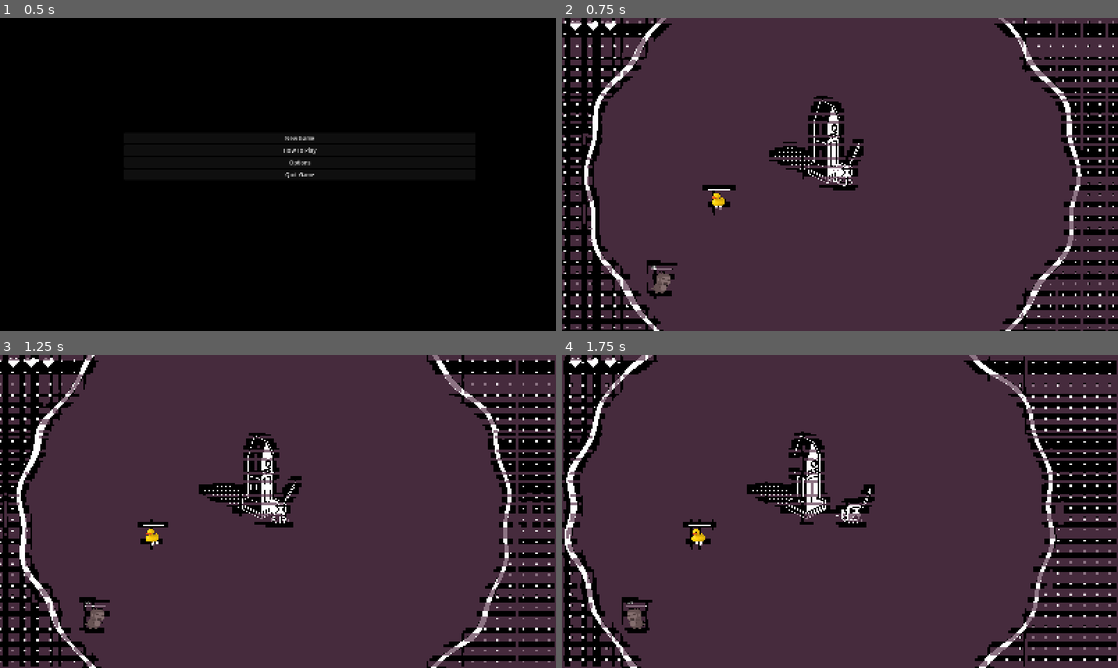
Above: before the commit, frames 1-4 (two rows, left to right).
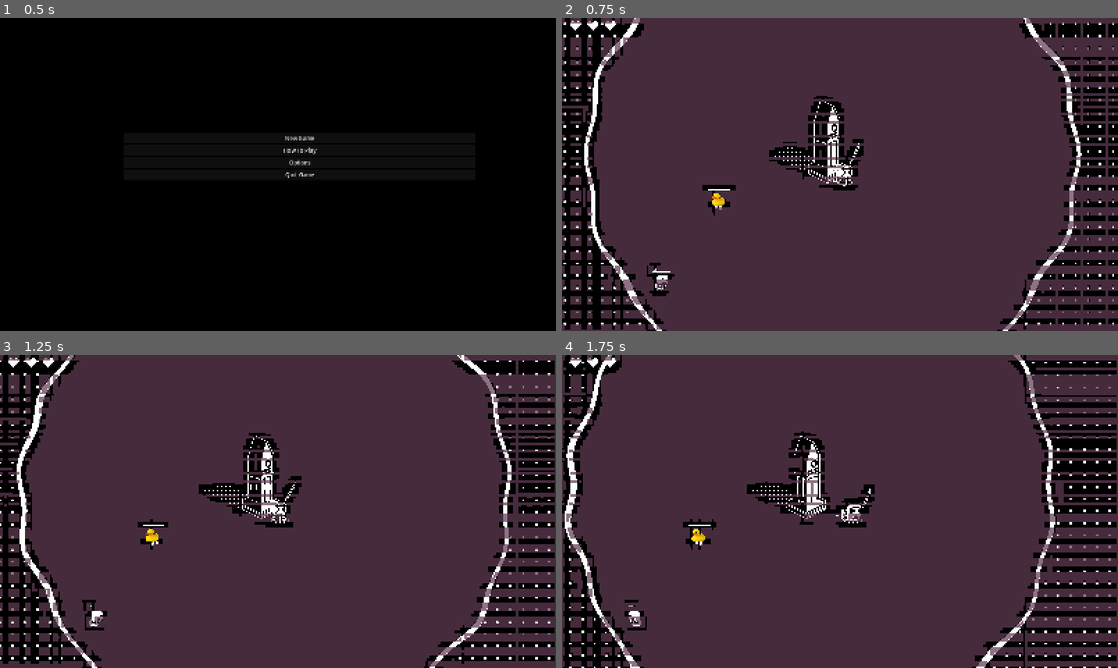
Above: after the commit, the same moments.

Repository: arrowira/shrine2Cjam
Game: Godot game, scene res://Scenes/main_menu.tscn
Same seed, same stepped clock (60 frames per second), same inputs: the game is played once before the commit and once after it. The engine's default icon, where the game draws it, is replaced by a stand-in: a white triangle on a blue panel in a dark square.
Inputs (mouse positions are in pixels of both pictures, inside the frame that each line leads up to):
- Up to frame 1 (0.5 s): no input
- Up to frame 2 (0.75 s): click "New Game" at 0.5 s
- Up to frame 3 (1.25 s): no input
- Up to frame 4 (1.75 s): move the mouse to (962, 495) at 1.27 s; hold Right (right) from 1.28 s (still down); click (962, 495) at 1.35 s

Frame 1 is identical in both runs. In frame 2, 6.4% of the frame differs, in the area x 0-100%, y 0-100%; in frame 3, 6.4%; in frame 4, 6.7%.

Commit message:
grunt sprite sheet

Diff:
--- a/shrine-jam/Scenes/Grunt.tscn
+++ b/shrine-jam/Scenes/Grunt.tscn
@@ -1,7 +1,7 @@
 [gd_scene format=3 uid="uid://dplqg1l5w2uk8"]
 
 [ext_resource type="Script" uid="uid://de0avim7strj3" path="res://scripts/EnemyBehaviour.gd" id="1_jpaow"]
-[ext_resource type="Texture2D" uid="uid://ivq7ye5gqsql" path="res://Sprites/Zombie_spritesheet.webp" id="2_jpaow"]
+[ext_resource type="Texture2D" uid="uid://bsrynimdx55to" path="res://Sprites/Zombie_spritesheet.png" id="2_jpaow"]
 
 [sub_resource type="RectangleShape2D" id="RectangleShape2D_jjj3t"]
 size = Vector2(98, 129)
@@ -77,6 +77,7 @@
 radius = 65.03076
 
 [node name="Grunt" type="CharacterBody2D" unique_id=952265716]
+scale = Vector2(0.8, 0.8)
 script = ExtResource("1_jpaow")
 
 [node name="Sprite" type="Sprite2D" parent="." unique_id=1981226892]
--- a/shrine-jam/Scenes/main.tscn
+++ b/shrine-jam/Scenes/main.tscn
@@ -25,9 +25,9 @@
 [node name="ShrineBorder" type="ColorRect" parent="." unique_id=120893510]
 material = SubResource("ShaderMaterial_k3uy8")
 offset_left = -7088.0
-offset_top = -6384.0
+offset_top = -7253.0
 offset_right = 7140.0
-offset_bottom = 6505.0
+offset_bottom = 7139.0
 script = ExtResource("3_344ge")
 
 [node name="Player" parent="." unique_id=782907943 instance=ExtResource("1_jjgbg")]
Binary file added: shrine-jam/Sprites/Zombie_spritesheet.png
Not shown, changed: shrine-jam/Sprites/Zombie_spritesheet.png.import
Binary file removed: shrine-jam/Sprites/Zombie_spritesheet.webp
